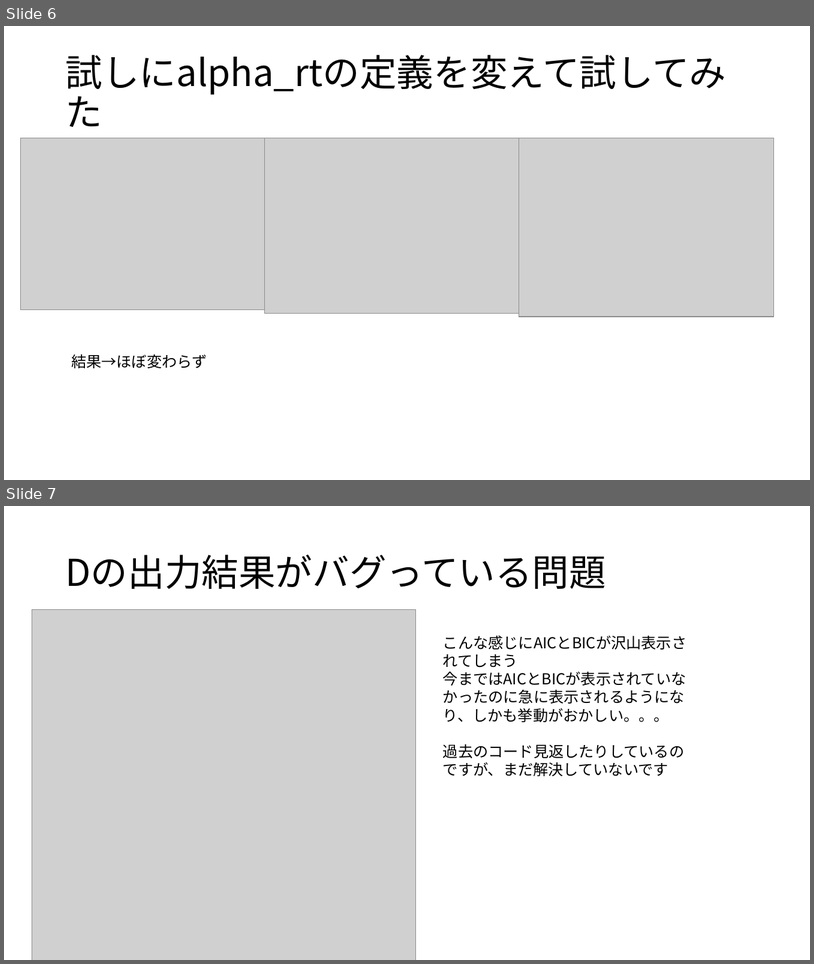
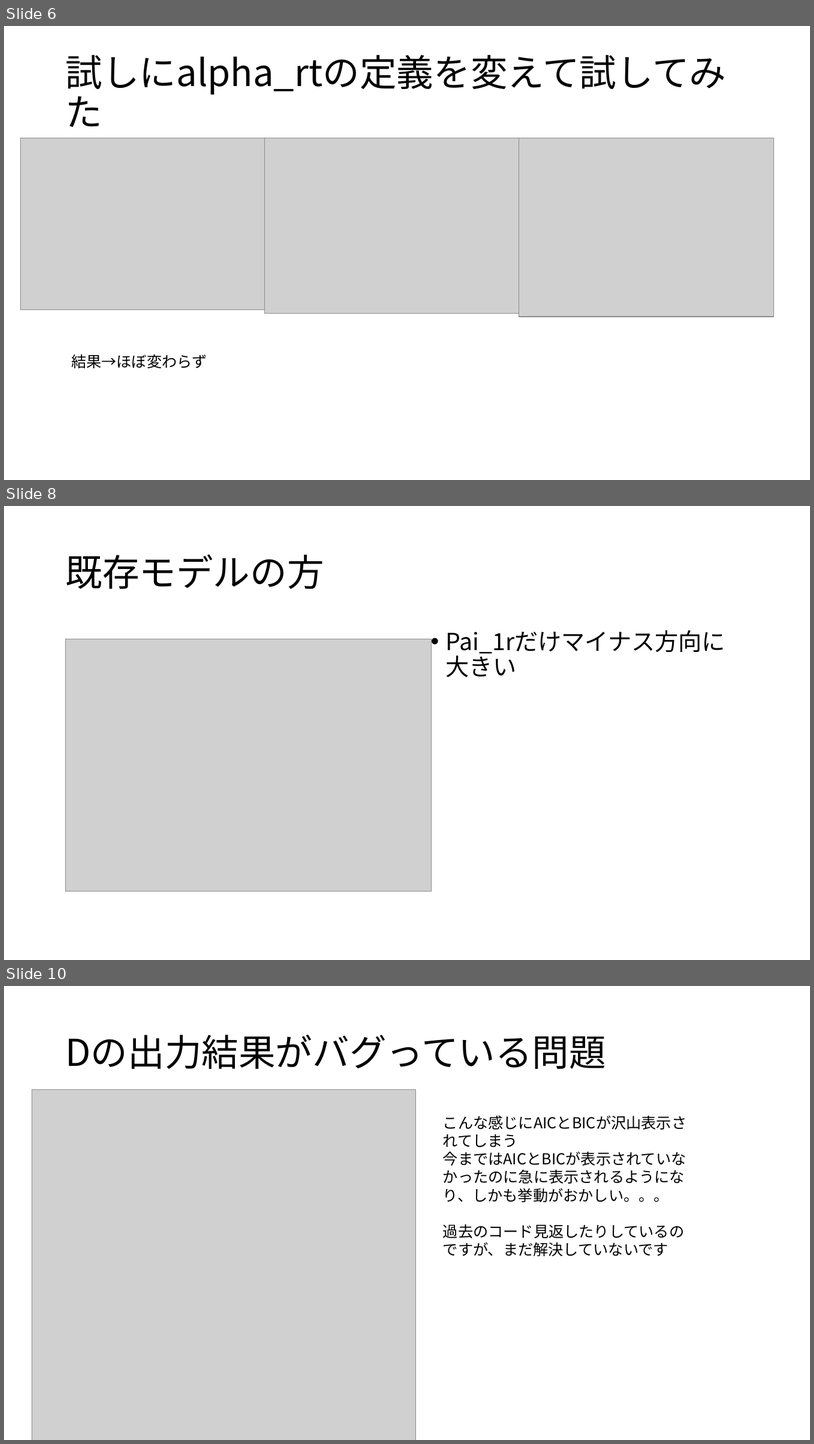
Before and after one commit to Mayu925/lab, a slide deck: ゼミ-727.pptx. Shown one above the other, each under a label of ours: slides 6 and 7 before the commit, slides 6, 8 and 10 after it; the slides between them are not shown. The pictures are 814x964 and 814x1444 pixels, drawn with LibreOffice and Linux fonts; fonts in the diff are those of the drawing; grey boxes stand for pictures. Boxes give left, top, right and bottom in pixels: in the first picture for what was removed or moved away, otherwise in the second. Text is boxed around its words. In the diff, an @@ line names an element or a change of style, - is before the commit and + after.

```diff
--- a/ゼミ-727.pptx
+++ b/ゼミ-727.pptx
@@ slide 8 added at (4, 506, 810, 960), background #FFFFFF @@
@@ title added at (65, 554, 324, 589), 44 pt, text #000000 @@
+既存モデルの方
@@ text added at (446, 630, 726, 657), 28 pt, text #000000 @@
+• Pai_1rだけマイナス方向に大きい
@@ picture added at (66, 639, 432, 891) @@
@@ what was slide 7 is now slide 10 @@
```
Also in this commit, not shown: 1 slide changed, 2 other slides added, 6 other files.
